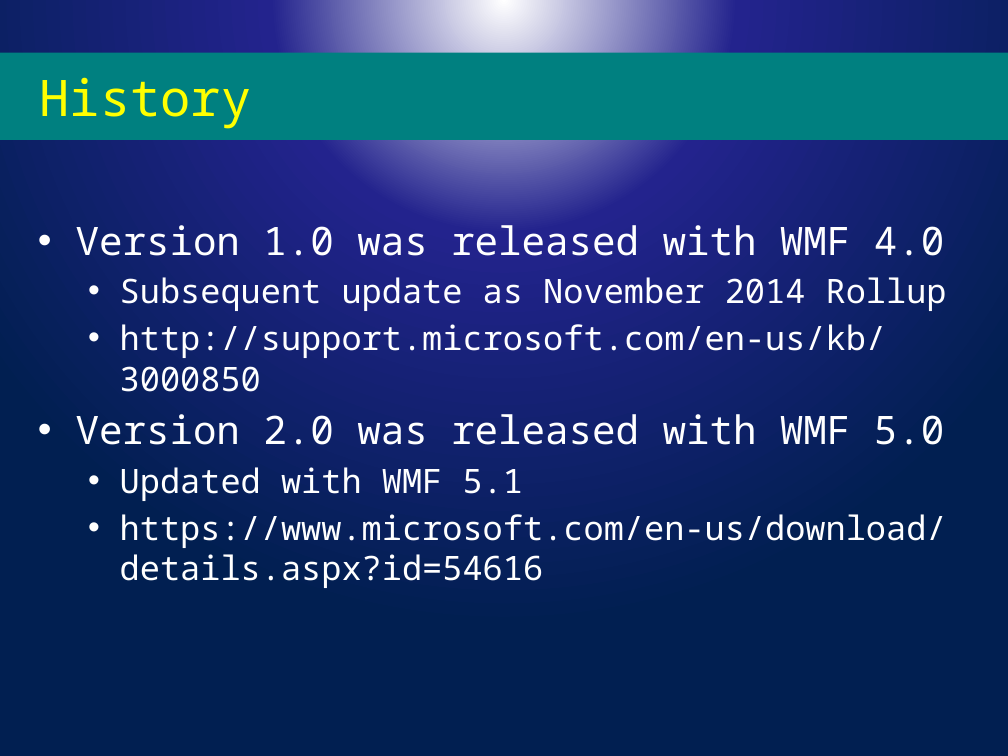
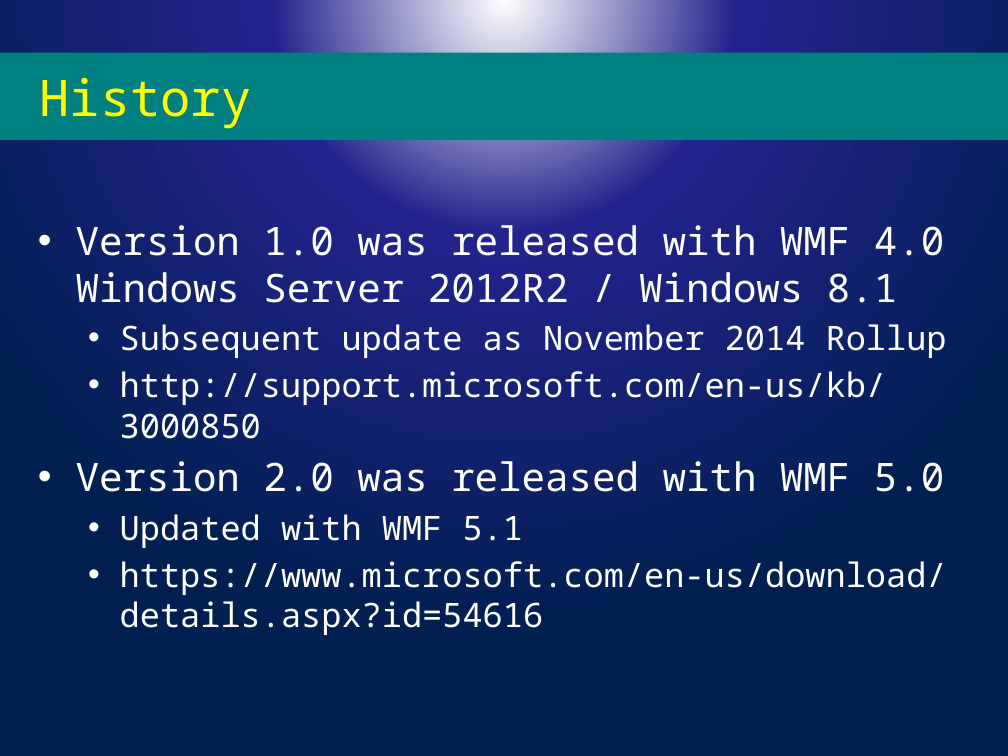
Before and after one commit to rchaganti/PSConfEU2017, a slide deck: slide 9 of WS1-DSCOverview/Slides.pptx. Drawn at 1008x756 pixels with LibreOffice and Linux fonts; fonts in the diff are those of the drawing; background and template pictures are left out. Boxes give left, top, right and bottom in pixels: in the first picture for what was removed or moved away, otherwise in the second. Text is boxed around its words. In the diff, an @@ line names an element or a change of style, - is before the commit and + after.

Commit message:
updated slides

```diff
--- a/WS1-DSCOverview/Slides.pptx
+++ b/WS1-DSCOverview/Slides.pptx
@@ text at [76,225,944,303]: text changed @@
-• Version 1.0 was released with WMF 4.0
+• Version 1.0 was released with WMF 4.0
+  Windows Server 2012R2 / Windows 8.1
```
Also in this commit, not shown: 1 other slide changed.
